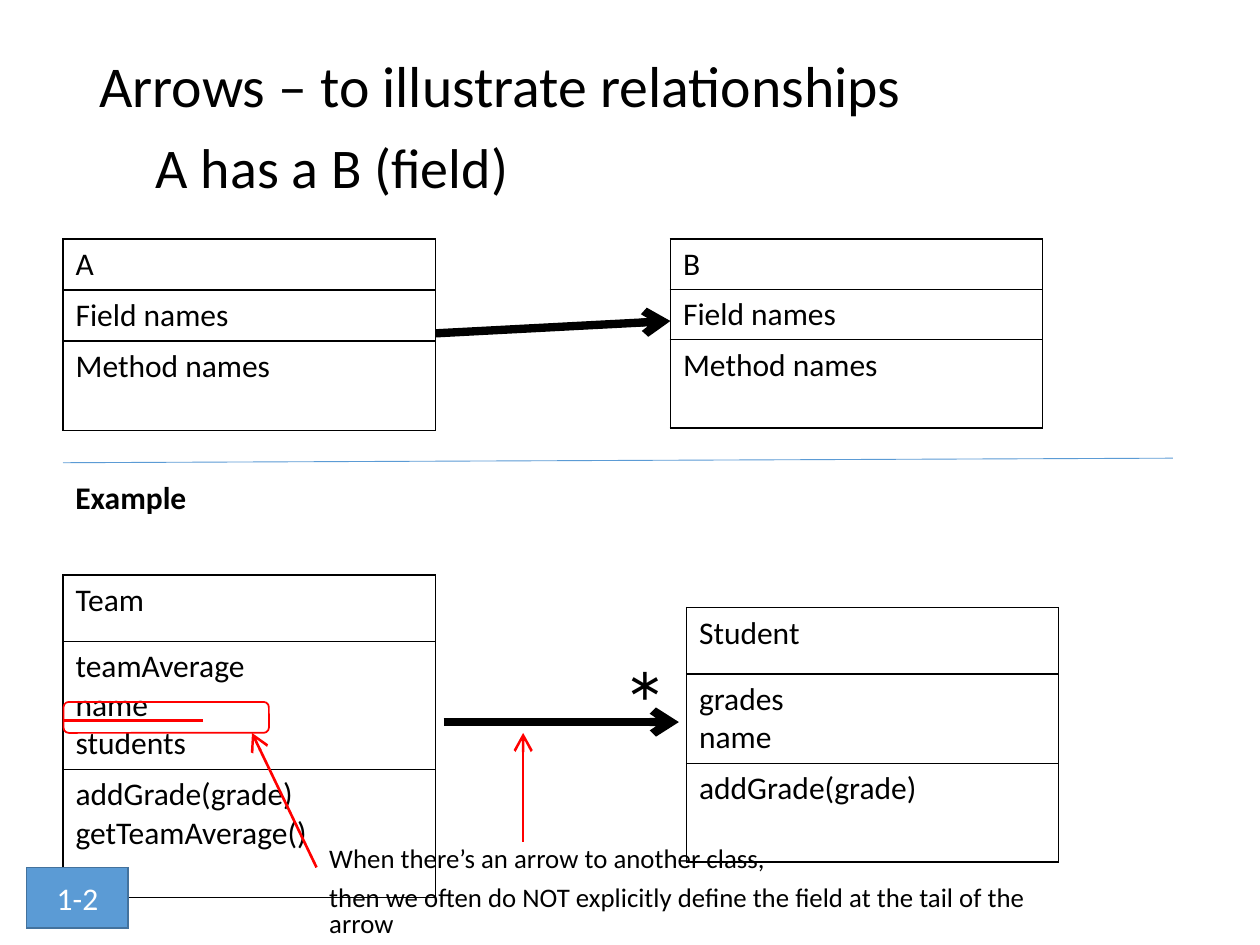
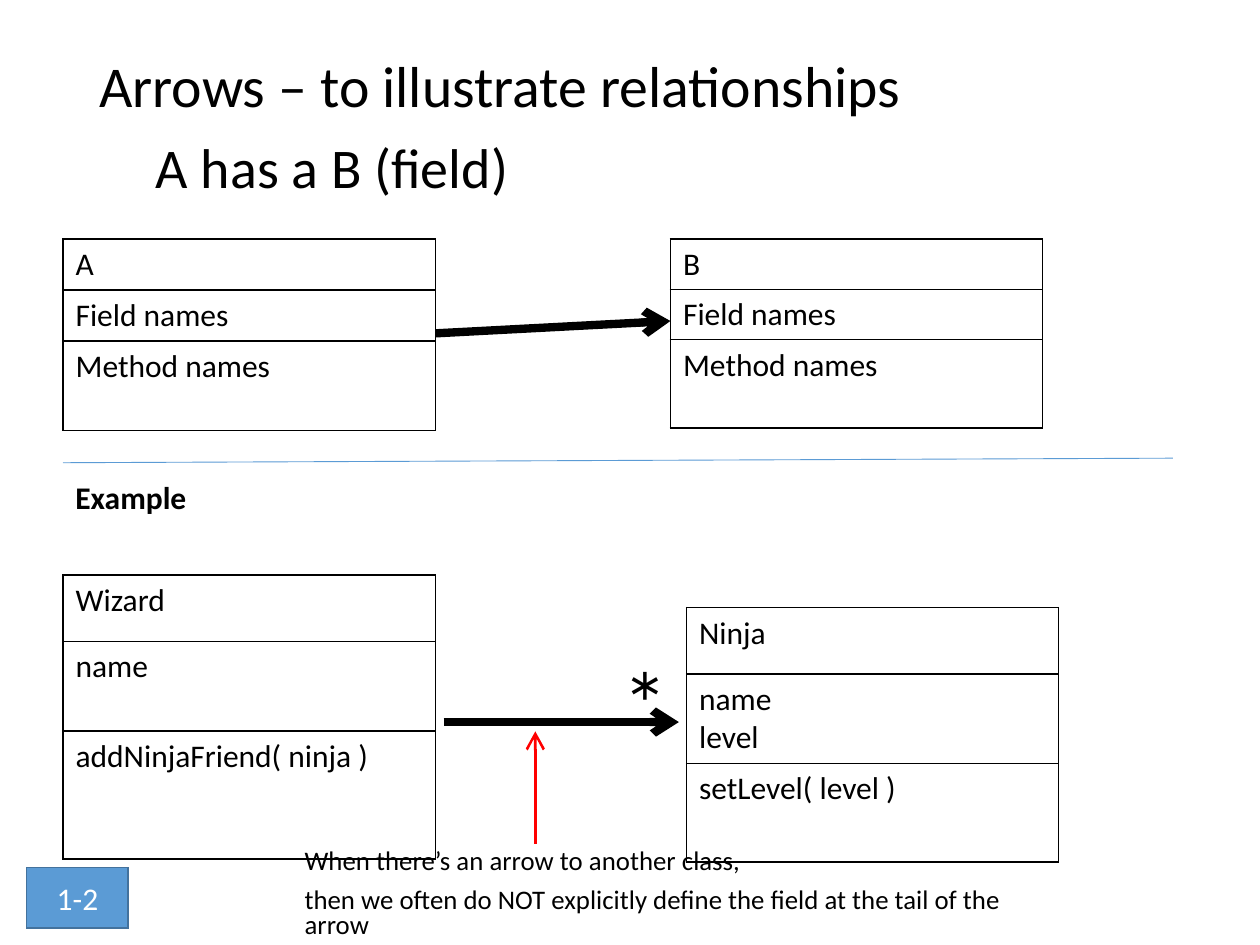
Before and after one commit to RHIT-CSSE/csse220, a slide deck: slide 17 of ClassMaterials/SETechniques/Slides/SoftwareEngineeringTechniques.pptx (slide 12 before the commit). Drawn at 1260x945 pixels with LibreOffice and Linux fonts; fonts in the diff are those of the drawing. Boxes give left, top, right and bottom in pixels: in the first picture for what was removed or moved away, otherwise in the second. Text is boxed around its words. In the diff, an @@ line names an element or a change of style, - is before the commit and + after.

```diff
--- a/ClassMaterials/SETechniques/Slides/SoftwareEngineeringTechniques.pptx
+++ b/ClassMaterials/SETechniques/Slides/SoftwareEngineeringTechniques.pptx
@@ table at box(63, 575, 435, 809) @@
-row 1, column 1: Team
+row 1, column 1: Wizard
-row 2, column 1: teamAverage / name / students
+row 2, column 1: name
-row 3, column 1: addGrade(grade) / getTeamAverage()
+row 3, column 1: addNinjaFriend( ninja )
@@ table at box(687, 607, 1058, 842) @@
-row 1, column 1: Student
+row 1, column 1: Ninja
-row 2, column 1: grades / name
+row 2, column 1: name / level
-row 3, column 1: addGrade(grade)
+row 3, column 1: setLevel( level )
@@ rounded rectangle removed at box(63, 702, 268, 733) @@
@@ line removed from (203, 721) to (63, 721) @@
@@ arrow removed from (316, 867) to (252, 733) @@
@@ arrow moved from (523, 842) - (523, 733) to (536, 843) - (536, 731) @@
@@ text "When there’s an arrow to ...": place and size @@
-text "When there’s an arrow to ..." at box(329, 846, 1024, 934)
+text "When there’s an arrow to ..." at box(305, 848, 999, 935)
```
Also in this commit, not shown: 33 other slides changed, 11 slides added, 3 slides removed.
